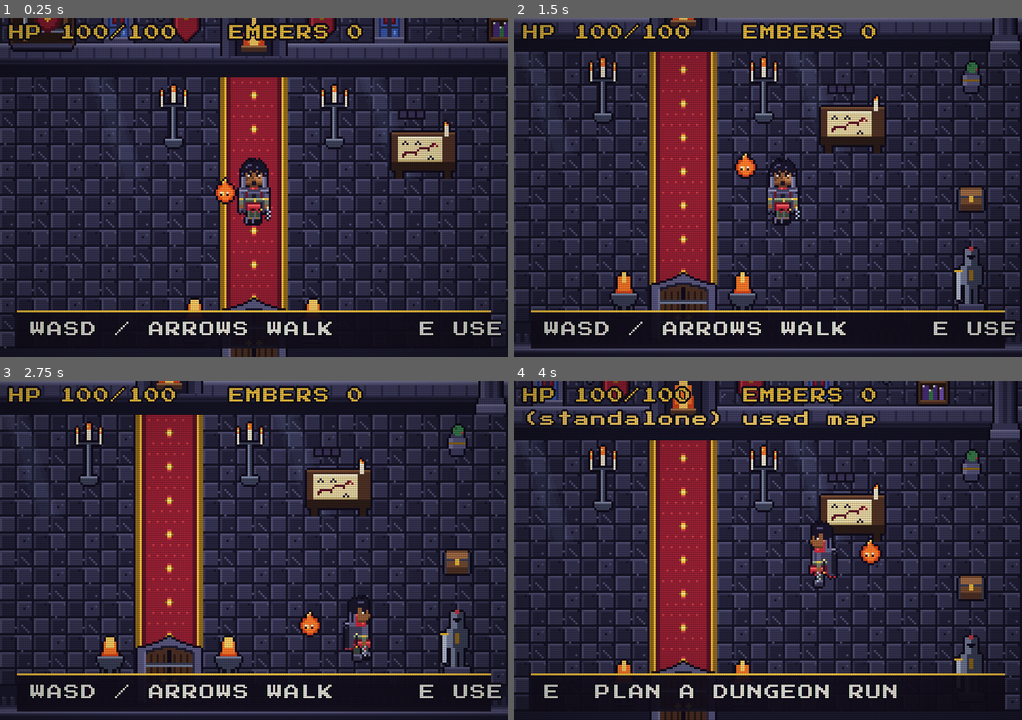
Above: before the commit, frames 1-4 (two rows, left to right).
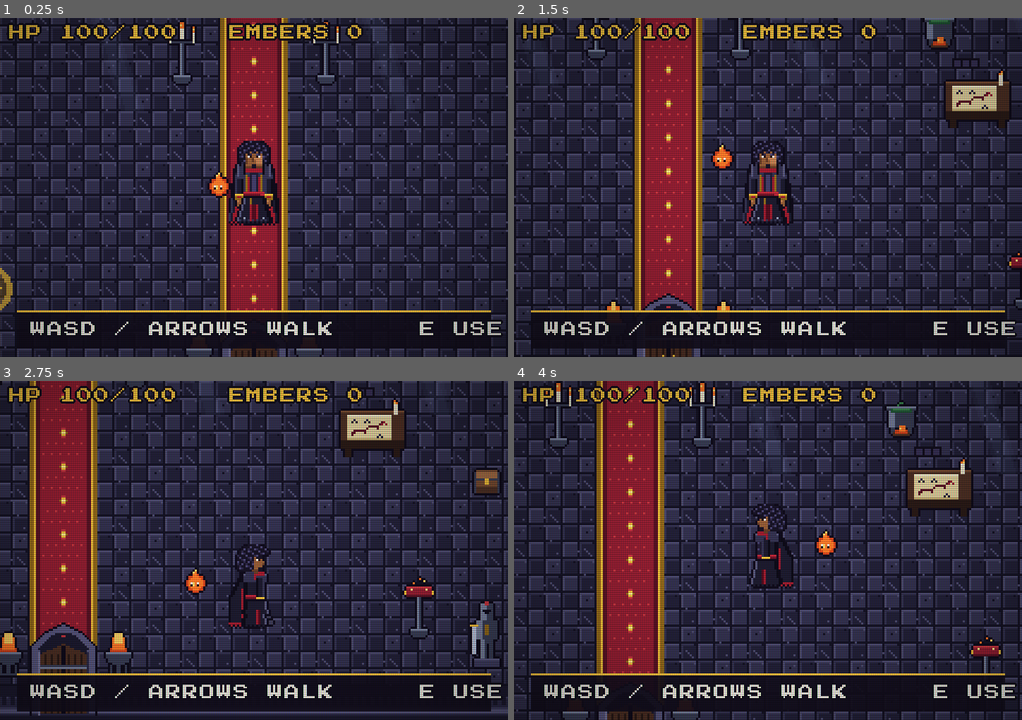
Above: after the commit, the same moments.

Repository: HeisLazi/python-tutorial-DiddyDungeon
Game: Godot game, scene res://scenes/main.tscn
Same seed, same stepped clock (60 frames per second), same inputs: the game is played once before the commit and once after it.
Inputs:
- Up to frame 1 (0.25 s): no input
- Up to frame 2 (1.5 s): tap Enter at 0.5, 1.35 s; hold D 0.53-1.28 s; tap E at 0.6 s; tap Space at 0.77 s; hold S from 1.28 s (still down)
- Up to frame 3 (2.75 s): tap Space at 1.52 s; release S at 2.03 s; hold D from 2.03 s (still down); tap Z at 2.1 s
- Up to frame 4 (4 s): release D at 2.78 s; hold W 2.78-3.53 s; tap E at 2.85 s; tap Space at 3.02, 3.77 s; hold A from 3.53 s (still down); tap Enter at 3.6 s

The runs differ from the first frame. In frame 1, 15% of the frame differs, in the area x 0-100%, y 0-100%; in frame 2, 43%; in frame 3, 45%; in frame 4, 51%.

Commit message:
Home: all nine stations, a layered Dracula-style hunter with skins, handoff doc
- Hall grown to 28x16 with every station placed and wired: Trophy wall
  (-> Settings stats), Pantry (meal), Study desk (-> Tutor), Training ring
  with dummy (-> Sparring), Pyr's perch (feed Pyr), plus the existing
  Hearth, Armory, Map table and a taller gothic door. Server errors (no
  meals packed) show as the room's toast.
- The hunter is redrawn at 24x40 as one complete gothic look (tall collar,
  long coat, studded waistcoat, sash, full cape) in three independently
  animated layers (cape, body, gown) and an afro instead of locs. Three
  skins from one cut: dracula, alucard, belmont; a Look button cycles them.
- docs/HOME_AND_ART.md: architecture, bridge protocol, art pipeline, how to
  add pieces/looks/stations, what failed, testing tips, repo gotchas, and
  the roadmap (three weapon types, combat stage, Ember upgrades).

Co-Authored-By: Claude Sonnet 5.5 <noreply@anthropic.com>
Claude-Session: https://claude.ai/code/session_01XKa5GiHz4hgUAXbB38qzxx

Diff:
--- a/ide/home-godot/art/hunter.json
+++ b/ide/home-godot/art/hunter.json
@@ -1,7 +1,7 @@
 {
  "frame": [
-  16,
-  32
+  24,
+  40
  ],
  "rows": [
   "down",
@@ -9,15 +9,21 @@
   "right",
   "up"
  ],
- "cols": [
+ "body_cols": [
   "stand",
   "stepa",
   "stepb"
  ],
- "walk": [
+ "gown_cols": [
   "stand",
   "stepa",
-  "stand",
   "stepb"
- ]
+ ],
+ "cape_cols": 4,
+ "looks": [
+  "dracula",
+  "alucard",
+  "belmont"
+ ],
+ "layers": "cape behind body (in front when facing up); gown over the legs"
 }
--- a/ide/home-godot/art/tiles.json
+++ b/ide/home-godot/art/tiles.json
@@ -147,40 +147,94 @@
   "x": 185,
   "y": 33,
   "w": 32,
+  "h": 44
+ },
+ "trophy_case": {
+  "x": 218,
+  "y": 33,
+  "w": 32,
+  "h": 32
+ },
+ "desk_0": {
+  "x": 251,
+  "y": 33,
+  "w": 32,
+  "h": 28
+ },
+ "cauldron_0": {
+  "x": 284,
+  "y": 33,
+  "w": 16,
+  "h": 24
+ },
+ "desk_1": {
+  "x": 0,
+  "y": 82,
+  "w": 32,
+  "h": 28
+ },
+ "cauldron_1": {
+  "x": 33,
+  "y": 82,
+  "w": 16,
+  "h": 24
+ },
+ "dummy": {
+  "x": 50,
+  "y": 82,
+  "w": 16,
+  "h": 32
+ },
+ "ring": {
+  "x": 67,
+  "y": 82,
+  "w": 64,
+  "h": 40
+ },
+ "pantry_shelf": {
+  "x": 132,
+  "y": 82,
+  "w": 32,
+  "h": 32
+ },
+ "perch": {
+  "x": 165,
+  "y": 82,
+  "w": 16,
   "h": 32
  },
  "chest": {
-  "x": 218,
-  "y": 33,
+  "x": 182,
+  "y": 82,
   "w": 16,
   "h": 16
  },
  "urn": {
-  "x": 235,
-  "y": 33,
+  "x": 199,
+  "y": 82,
   "w": 16,
   "h": 16
  },
  "bookshelf": {
-  "x": 252,
-  "y": 33,
+  "x": 216,
+  "y": 82,
   "w": 16,
   "h": 32
  },
  "armory": {
-  "x": 269,
-  "y": 33,
+  "x": 233,
+  "y": 82,
   "w": 32,
   "h": 28
  },
  "shadow": {
-  "x": 302,
-  "y": 33,
+  "x": 266,
+  "y": 82,
   "w": 16,
   "h": 8
  },
  "moonbeam": {
-  "x": 0,
+  "x": 283,
   "y": 82,
   "w": 32,
   "h": 48
--- a/ide/home-godot/art/tiles_data.gd
+++ b/ide/home-godot/art/tiles_data.gd
@@ -26,11 +26,20 @@
 	"banner": Rect2(134, 33, 16, 32),
 	"pillar": Rect2(151, 33, 16, 48),
 	"armor": Rect2(168, 33, 16, 32),
-	"door": Rect2(185, 33, 32, 32),
-	"chest": Rect2(218, 33, 16, 16),
-	"urn": Rect2(235, 33, 16, 16),
-	"bookshelf": Rect2(252, 33, 16, 32),
-	"armory": Rect2(269, 33, 32, 28),
-	"shadow": Rect2(302, 33, 16, 8),
-	"moonbeam": Rect2(0, 82, 32, 48),
+	"door": Rect2(185, 33, 32, 44),
+	"trophy_case": Rect2(218, 33, 32, 32),
+	"desk_0": Rect2(251, 33, 32, 28),
+	"cauldron_0": Rect2(284, 33, 16, 24),
+	"desk_1": Rect2(0, 82, 32, 28),
+	"cauldron_1": Rect2(33, 82, 16, 24),
+	"dummy": Rect2(50, 82, 16, 32),
+	"ring": Rect2(67, 82, 64, 40),
+	"pantry_shelf": Rect2(132, 82, 32, 32),
+	"perch": Rect2(165, 82, 16, 32),
+	"chest": Rect2(182, 82, 16, 16),
+	"urn": Rect2(199, 82, 16, 16),
+	"bookshelf": Rect2(216, 82, 16, 32),
+	"armory": Rect2(233, 82, 32, 28),
+	"shadow": Rect2(266, 82, 16, 8),
+	"moonbeam": Rect2(283, 82, 32, 48),
 }
--- a/ide/home-godot/scripts/home.gd
+++ b/ide/home-godot/scripts/home.gd
@@ -1,19 +1,39 @@
 extends Node2D
-## DiddyDungeon Home: the walkable base. This scene only draws and walks.
+## DiddyDungeon Home: the walkable castle hall. This scene only draws and walks.
 ## The app owns every rule: it sends the save's state in (window.diddyHomeReceive)
 ## and gets "use this station" events back (window.parent.postMessage).
+## See docs/HOME_AND_ART.md for the whole picture.
 
 const T := 16
-const COLS := 20
-const ROWS := 13
+const COLS := 28
+const ROWS := 16
 const WORLD := Vector2(COLS * T, ROWS * T)
 const SPEED := 62.0
 const FEET := Vector2(8, 4)
+const FRAME := Vector2i(24, 40)   # one hunter frame
 
 const TILES: Texture2D = preload("res://art/tiles.png")
-const HUNTER: Texture2D = preload("res://art/hunter.png")
 var FONT_FILE: FontFile = preload("res://art/PressStart2P.woff2")
 const CRT_SHADER: Shader = preload("res://shaders/crt.gdshader")
+
+# Each look (skin) is three layers so the cloth moves on its own.
+const LOOKS := {
+	"dracula": {
+		"body": preload("res://art/hunter_dracula_body.png"),
+		"gown": preload("res://art/hunter_dracula_gown.png"),
+		"cape": preload("res://art/hunter_dracula_cape.png"),
+	},
+	"alucard": {
+		"body": preload("res://art/hunter_alucard_body.png"),
+		"gown": preload("res://art/hunter_alucard_gown.png"),
+		"cape": preload("res://art/hunter_alucard_cape.png"),
+	},
+	"belmont": {
+		"body": preload("res://art/hunter_belmont_body.png"),
+		"gown": preload("res://art/hunter_belmont_gown.png"),
+		"cape": preload("res://art/hunter_belmont_cape.png"),
+	},
+}
 
 const FACING_ROW := {"down": 0, "left": 1, "right": 2, "up": 3}
 const WALK_CYCLE := [0, 1, 0, 2]
@@ -21,7 +41,7 @@
 # What the app can tell us (all optional; these are the defaults for a standalone run).
 var state := {
 	"hp": 100, "max_hp": 100, "embers": 0,
-	"fire_lit": true, "crt": true,
+	"fire_lit": true, "crt": true, "look": "dracula",
 	"tiers": {"hearth": 0, "armory": 0, "map": 0},
 	"max_tiers": {"hearth": 3, "armory": 3, "map": 3},
 }
@@ -32,12 +52,13 @@
 var world := Node2D.new()
 var pips := Node2D.new()
 var hunter := Node2D.new()
-var hunter_sprite := Sprite2D.new()
+var cape_sprite := Sprite2D.new()
+var body_sprite := Sprite2D.new()
+var gown_sprite := Sprite2D.new()
 var pyr := Sprite2D.new()
 var hearth_sprite: Sprite2D
 var torches: Array[Sprite2D] = []
 var flames: Array[Dictionary] = []
-var candle: Sprite2D
 var camera := Camera2D.new()
 var hud := CanvasLayer.new()
 var hp_label := Label.new()
@@ -46,19 +67,21 @@
 var toast_label := Label.new()
 var crt_rect := ColorRect.new()
 
-var pos := Vector2(160, 132)   # the hunter's feet, in float
+var pos := Vector2(224, 164)   # the hunter's feet, in float
 var facing := "down"
 var anim_t := 0.0
+var cape_t := 0.0
 var clock := 0.0
-var pyr_pos := Vector2(146, 128)
+var pyr_pos := Vector2(210, 160)
 var near: Dictionary = {}
 var toast_time := 0.0
 var hint_time := 7.0
-# Testing only: `godot --path . -- --shot=/tmp/a.png --pos=160,90 --face=up` saves a frame and quits.
+var look := "dracula"
 # Keys are tracked from events (not polled) so even a very short tap moves the hunter a few pixels.
 var held := {}
 var tap_ttl := {}
 const MOVE_KEYS := [KEY_W, KEY_A, KEY_S, KEY_D, KEY_UP, KEY_DOWN, KEY_LEFT, KEY_RIGHT]
+# Testing only: `godot --path . -- --shot=/tmp/a.png --pos=224,90 --face=up --look=alucard` saves a frame and quits.
 var shot_path := ""
 var shot_frames := 0
 
@@ -97,6 +120,9 @@
 			pos = Vector2(float(xy[0]), float(xy[1]))
 		elif arg.begins_with("--face="):
 			facing = arg.trim_prefix("--face=")
+		elif arg.begins_with("--look="):
+			state["look"] = arg.trim_prefix("--look=")
+			_apply_state()
 		elif arg == "--unlit":
 			state["fire_lit"] = false
 		elif arg == "--tiers":
@@ -152,63 +178,86 @@
 				piece = "plinth"
 			_piece(background, piece, Vector2(x * T, y * T))
 	# The red carpet runs from the great door to the hearth.
-	for y in range(4, 12):
-		_piece(background, "carpet", Vector2(144, y * T))
+	for y in range(4, ROWS - 1):
+		_piece(background, "carpet", Vector2(208, y * T))
 	# Moonlight falls from the windows onto the marble.
-	for wx in [88, 216]:
+	for wx in [152, 280, 388]:
 		_piece(background, "moonbeam", Vector2(wx - 10, 64))
-	# On the wall: pillars, stained glass, banners and sconces.
-	for px in [0, 304]:
+	# The ring the hunter trains in.
+	_piece(background, "ring", Vector2(48, 176))
+	# On the wall: pillars, stained glass, banners, sconces and the wall stations.
+	for px in [0, WORLD.x - 16]:
 		_piece(background, "pillar", Vector2(px, 16))
-	for wx in [88, 216]:
+	for wx in [152, 280, 388]:
 		_piece(background, "window", Vector2(wx, 16))
-	for bx in [120, 184]:
+	for bx in [184, 248]:
 		_piece(background, "banner", Vector2(bx, 16))
-	for sx in [248, 108]:
+	for sx in [168, 300, 40, 410]:
 		torches.append(_piece(background, "sconce_0", Vector2(sx, 22)))
 	_piece(background, "bookshelf", Vector2(28, 48), true)
-	_piece(background, "bookshelf", Vector2(278, 48), true)
-	hearth_sprite = _piece(background, "fire_0", Vector2(160, 54), true)
-	_piece(background, "armory", Vector2(60, 52), true)
-	_piece(background, "door", Vector2(160, 200), true)
+	_piece(background, "bookshelf", Vector2(WORLD.x - 28, 48), true)
+	_piece(background, "trophy_case", Vector2(72, 52), true)
+	_piece(background, "armory", Vector2(120, 52), true)
+	hearth_sprite = _piece(background, "fire_0", Vector2(224, 54), true)
+	_piece(background, "pantry_shelf", Vector2(352, 52), true)
+	_piece(background, "door", Vector2(224, 254), true)
 	# The world's walls and edges.
 	_block(Rect2(0, 0, WORLD.x, 64))
-	_block(Rect2(0, 192, WORLD.x, 16))
+	_block(Rect2(0, WORLD.y - 16, WORLD.x, 16))
 	_block(Rect2(-16, 0, 24, WORLD.y))
 	_block(Rect2(WORLD.x - 8, 0, 24, WORLD.y))
-	# Things you can walk around: the Map table, candelabras, braziers, statues, urns and a chest.
-	_piece(world, "shadow", Vector2(240, 114), true).z_index = -1
-	candle = _piece(world, "candle_0", Vector2(240, 112), true)
-	_block(Rect2(224, 98, 32, 14))
-	for at in [Vector2(122, 98), Vector2(198, 98)]:
+	# Things you can walk around, sorted by their feet.
+	_piece(world, "shadow", Vector2(370, 130), true)
+	_flame(world, "candle", Vector2(370, 132), true)
+	_block(Rect2(354, 118, 32, 14))
+	_piece(world, "shadow", Vector2(70, 130), true)
+	_flame(world, "desk", Vector2(70, 132), true)
+	_block(Rect2(54, 120, 32, 12))
+	_piece(world, "dummy", Vector2(80, 190), true)
+	_block(Rect2(74, 184, 12, 6))
+	_flame(world, "cauldron", Vector2(352, 96), true)
+	_block(Rect2(345, 90, 14, 6))
+	_piece(world, "perch", Vector2(392, 218), true)
+	_block(Rect2(386, 212, 12, 6))
+	for at in [Vector2(190, 100), Vector2(258, 100)]:
 		_flame(world, "candelabra", at, true)
 		_block(Rect2(at.x - 5, at.y - 5, 10, 5))
-	for at in [Vector2(132, 190), Vector2(188, 190)]:
+	for at in [Vector2(198, 236), Vector2(250, 236)]:
 		_flame(world, "brazier", at, true)
 		_block(Rect2(at.x - 6, at.y - 6, 12, 6))
-	for at in [Vector2(24, 188), Vector2(296, 188)]:
+	for at in [Vector2(24, 232), Vector2(WORLD.x - 24, 232)]:
 		_piece(world, "armor", at, true)
 		_block(Rect2(at.x - 7, at.y - 6, 14, 6))
-	for at in [Vector2(24, 84), Vector2(296, 84), Vector2(296, 140)]:
+	for at in [Vector2(24, 84), Vector2(WORLD.x - 24, 84), Vector2(WORLD.x - 24, 150)]:
 		_piece(world, "urn" if at.y < 100 else "chest", at, true)
 		_block(Rect2(at.x - 6, at.y - 6, 12, 6))
 	# The stations you use. Each area is where the hunter stands to use it.
-	_station("hearth", "Rest at the Hearth", Rect2(140, 62, 40, 24), Vector2(160, 12))
-	_station("armory", "Open the Armory", Rect2(40, 62, 40, 24), Vector2(60, 16))
-	_station("map", "Plan a Dungeon run", Rect2(214, 112, 52, 24), Vector2(240, 80))
-	_station("door", "Go to the Forge", Rect2(134, 168, 52, 24), Vector2(160, 164))
-
-
+	_station("trophy", "View your trophies", Rect2(52, 62, 40, 24), Vector2(72, 12))
+	_station("armory", "Open the Armory", Rect2(100, 62, 40, 24), Vector2(120, 16))
+	_station("hearth", "Rest at the Hearth", Rect2(204, 62, 40, 24), Vector2(224, 12))
+	_station("pantry", "Eat at the Pantry", Rect2(326, 62, 52, 30), Vector2(352, 14))
+	_station("study", "Study at the desk", Rect2(52, 134, 38, 22), Vector2(70, 100))
+	_station("map", "Plan a Dungeon run", Rect2(344, 134, 52, 24), Vector2(370, 100))
+	_station("training", "Train in the ring", Rect2(48, 192, 64, 34), Vector2(80, 152))
+	_station("perch", "Visit Pyr's perch", Rect2(366, 196, 52, 36), Vector2(392, 180))
+	_station("door", "Go to the Forge", Rect2(206, 216, 36, 24), Vector2(224, 206))
+
+
+# ── The hunter: a cape behind, the body, and the gown over the legs ─────────
 func _build_hunter() -> void:
 	hunter.name = "Hunter"
 	var shadow := _piece(hunter, "shadow", Vector2(0, 2), true)
-	shadow.z_index = -1
-	hunter_sprite.texture = HUNTER
-	hunter_sprite.region_enabled = true
-	hunter_sprite.centered = false
-	hunter_sprite.offset = Vector2(-8, -30)
-	hunter.add_child(hunter_sprite)
+	shadow.name = "Shadow"
+	for sprite in [cape_sprite, body_sprite, gown_sprite]:
+		sprite.region_enabled = true
+		sprite.centered = false
+		sprite.offset = Vector2(-FRAME.x / 2.0, -38)
+		hunter.add_child(sprite)
+	cape_sprite.name = "Cape"
+	body_sprite.name = "Body"
+	gown_sprite.name = "Gown"
 	world.add_child(hunter)
+	_set_look(str(state["look"]))
 	# Pyr, the little code-flame, follows along.
 	pyr.texture = TILES
 	pyr.region_enabled = true
@@ -217,6 +266,15 @@
 	pyr.offset = Vector2(-8, -16)
 	world.add_child(pyr)
 	_refresh_hunter()
+
+
+func _set_look(name: String) -> void:
+	if not LOOKS.has(name):
+		name = "dracula"
+	look = name
+	cape_sprite.texture = LOOKS[name]["cape"]
+	body_sprite.texture = LOOKS[name]["body"]
+	gown_sprite.texture = LOOKS[name]["gown"]
 
 
 # ── The HUD (drawn above the room, under the CRT) ───────────────────────────
@@ -297,6 +355,8 @@
 		state["toast"] = ""
 	hp_label.text = "HP %d/%d   EMBERS %d" % [int(state["hp"]), int(state["max_hp"]), int(state["embers"])]
 	crt_rect.visible = bool(state["crt"])
+	if str(state.get("look", "dracula")) != look:
+		_set_look(str(state["look"]))
 	pips.queue_redraw()
 
 
@@ -334,9 +394,11 @@
 		else:
 			facing = "down" if dir.y > 0 else "up"
 		anim_t += delta * 7.0
+		cape_t += delta * 6.0
 		_move(dir * SPEED * delta)
 	else:
 		anim_t = 0.0
+		cape_t += delta * 2.0     # the cape keeps breathing when he stands
 	_refresh_hunter()
 	_follow_pyr(delta)
 	_animate_room()
@@ -360,12 +422,19 @@
 
 func _refresh_hunter() -> void:
 	hunter.position = pos.round()
+	var row: int = FACING_ROW[facing]
 	var col: int = WALK_CYCLE[int(anim_t) % 4] if anim_t > 0.0 else 0
-	hunter_sprite.region_rect = Rect2(col * 16, FACING_ROW[facing] * 32, 16, 32)
+	body_sprite.region_rect = Rect2(col * FRAME.x, row * FRAME.y, FRAME.x, FRAME.y)
+	gown_sprite.region_rect = Rect2(col * FRAME.x, row * FRAME.y, FRAME.x, FRAME.y)
+	cape_sprite.region_rect = Rect2((int(cape_t) % 4) * FRAME.x, row * FRAME.y, FRAME.x, FRAME.y)
+	# Facing away, the cape hangs in front of the body; otherwise it flows behind.
+	var cape_index := hunter.get_child_count() - 1 if facing == "up" else 1
+	if cape_sprite.get_index() != cape_index and cape_sprite.get_parent() == hunter:
+		hunter.move_child(cape_sprite, cape_index)
 
 
 func _follow_pyr(delta: float) -> void:
-	var behind := {"down": Vector2(-14, -10), "up": Vector2(14, -6), "left": Vector2(12, -10), "right": Vector2(-12, -10)}[facing] as Vector2
+	var behind := {"down": Vector2(-18, -14), "up": Vector2(18, -10), "left": Vector2(16, -14), "right": Vector2(-16, -14)}[facing] as Vector2
 	var target := pos + behind
 	pyr_pos = pyr_pos.lerp(target, 1.0 - exp(-5.0 * delta))
 	var bob := sin(clock * 3.0) * 1.5
@@ -381,7 +450,6 @@
 	for flame in flames:
 		_set_piece(flame["sprite"], "%s_%d" % [flame["base"], (beat + int(flame["sprite"].position.x) % 2) % 2])
 	_set_piece(hearth_sprite, ("fire_%d" % beat) if bool(state["fire_lit"]) else "fire_out")
-	_set_piece(candle, "candle_%d" % beat)
 
 
 func _update_prompt(delta: float) -> void:
Binary file removed: ide/home-godot/art/hunter.png
Binary file added: ide/home-godot/art/hunter_alucard_body.png
Not shown, added: ide/home-godot/art/hunter_alucard_body.png.import
Binary file added: ide/home-godot/art/hunter_alucard_cape.png
Not shown, added: ide/home-godot/art/hunter_alucard_cape.png.import
Binary file added: ide/home-godot/art/hunter_alucard_gown.png
Not shown, added: ide/home-godot/art/hunter_alucard_gown.png.import
Binary file added: ide/home-godot/art/hunter_belmont_body.png
Not shown, added: ide/home-godot/art/hunter_belmont_body.png.import
Binary file added: ide/home-godot/art/hunter_belmont_cape.png
Not shown, added: ide/home-godot/art/hunter_belmont_cape.png.import
Binary file added: ide/home-godot/art/hunter_belmont_gown.png
(and 14 more such lines)
